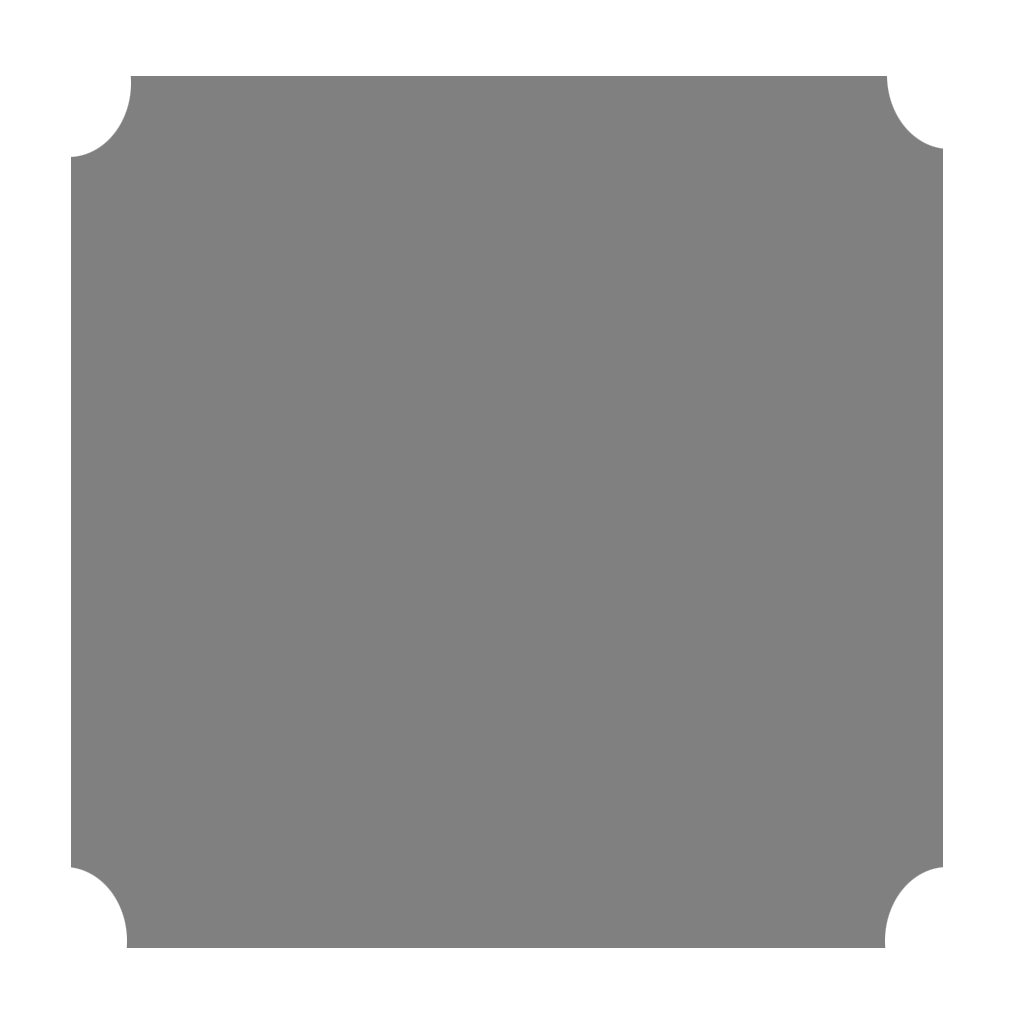
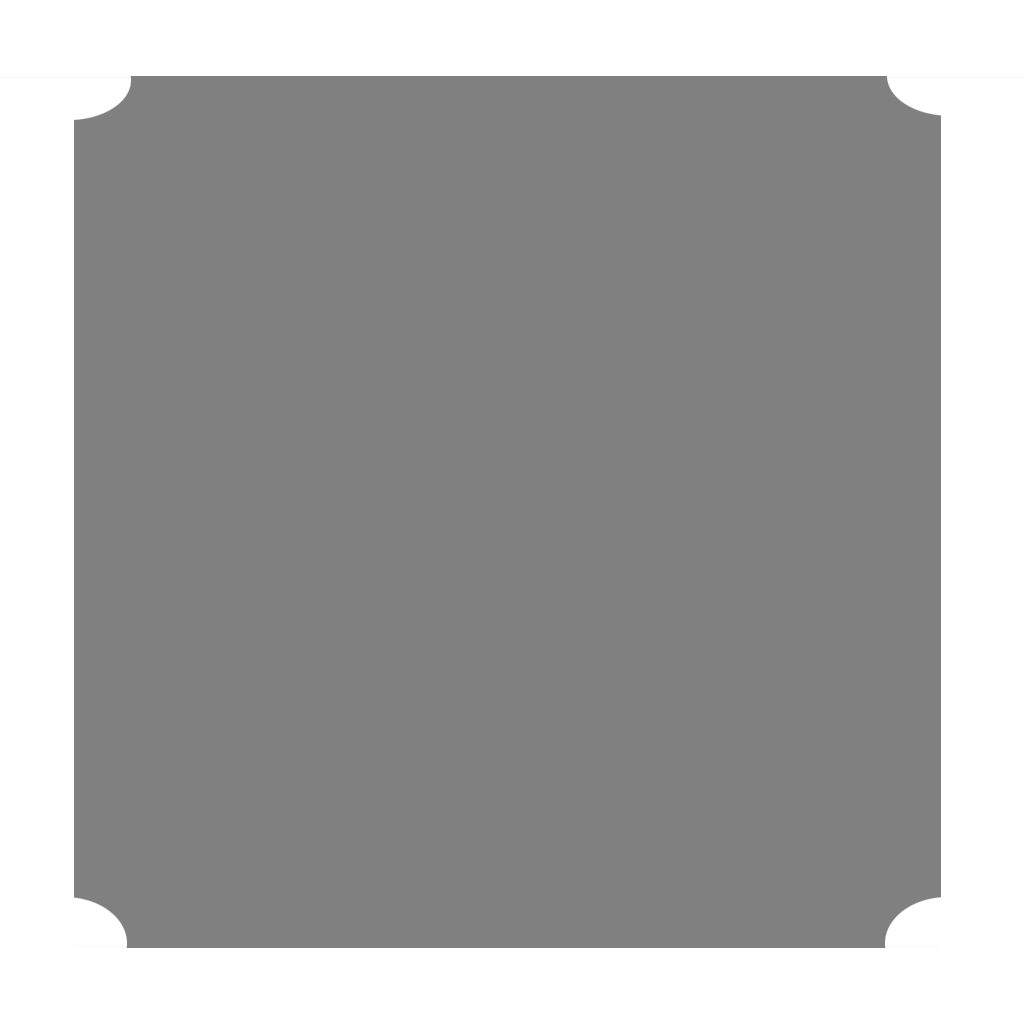
Comparing the layer stacks of the two (1024, 1024) images. Changes:
painted on "Layer 1" over 0, 77, 1024, 947
